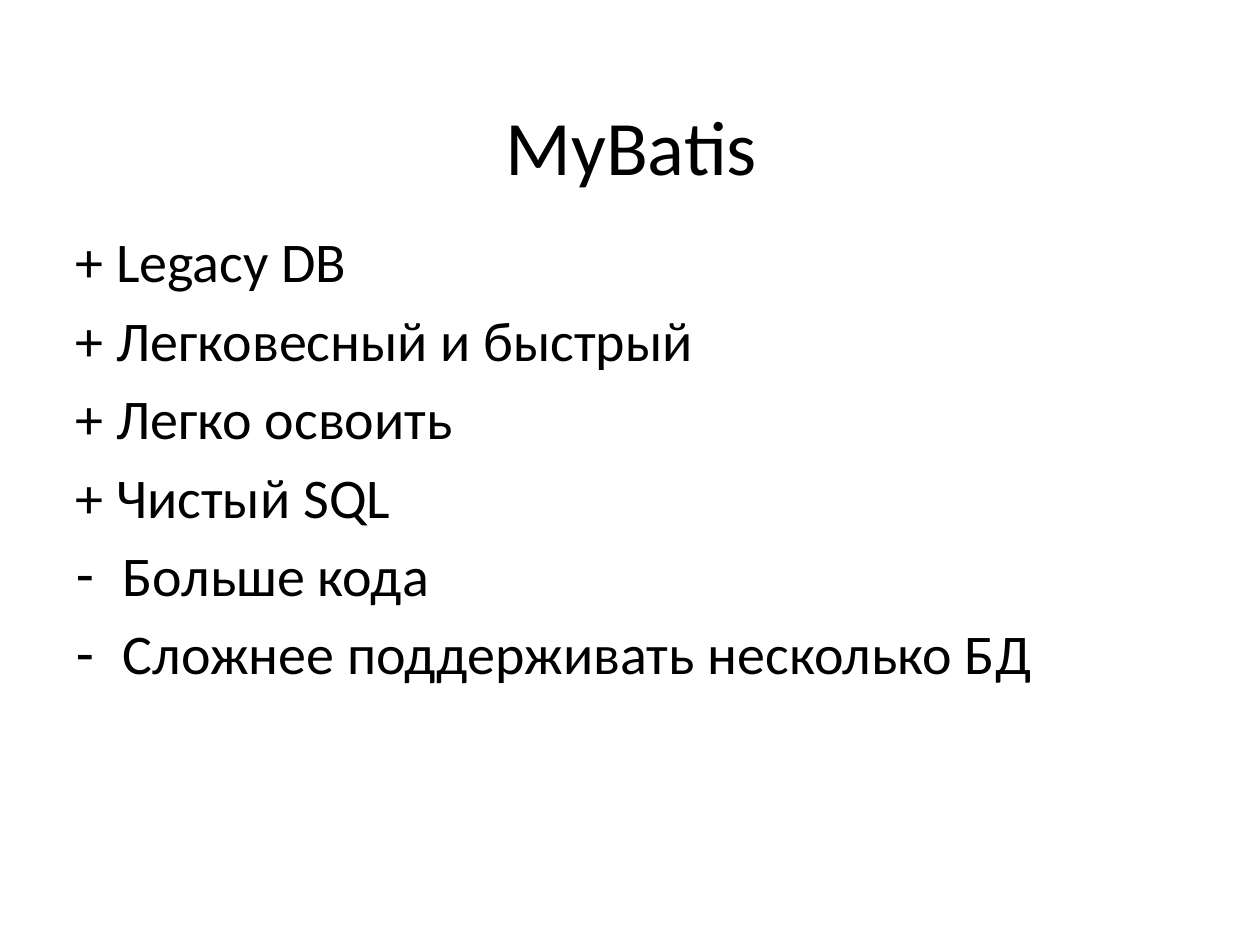
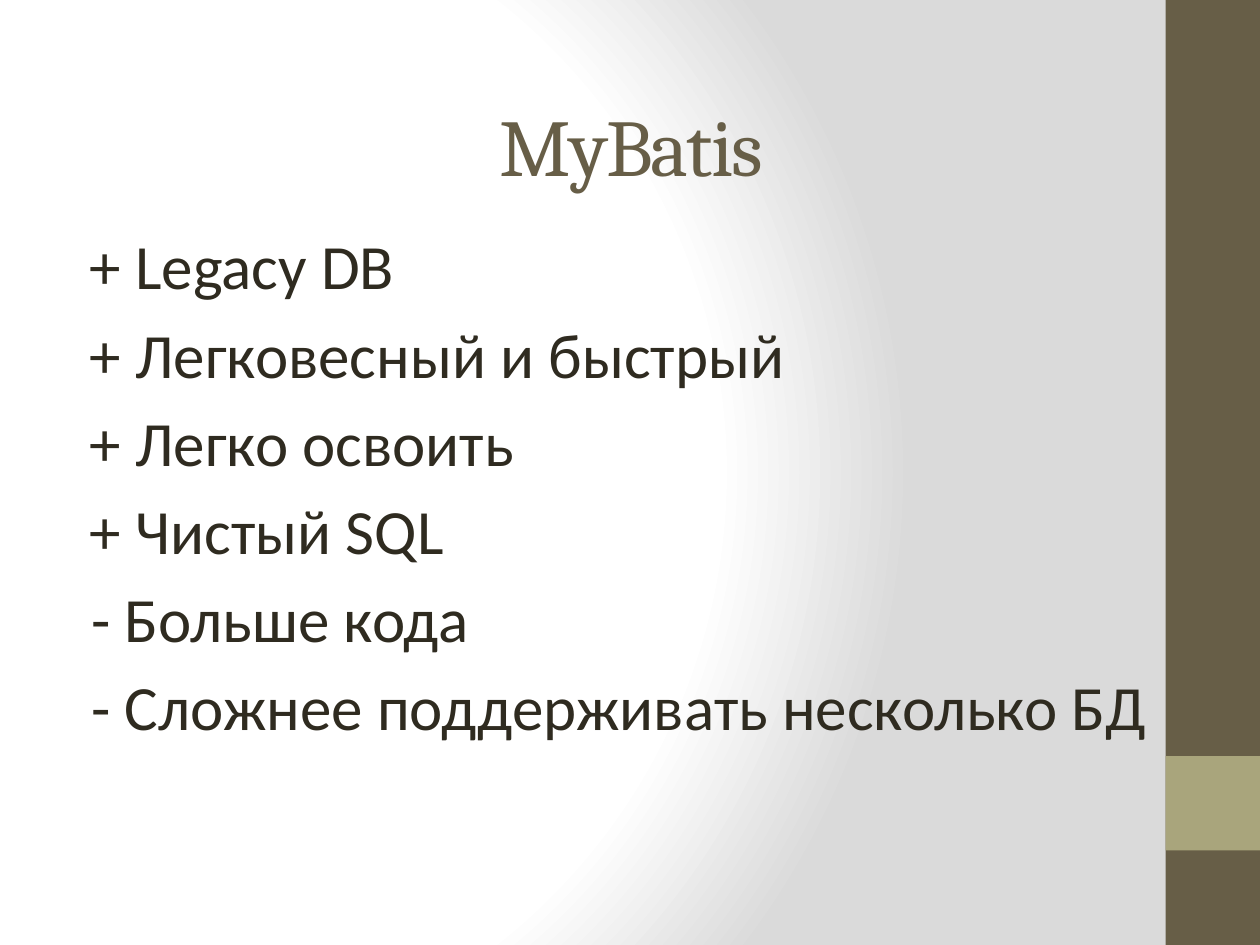
Before and after one commit to vitali-kviatkouski/personal, a slide deck: slide 2 of MyBatis.pptx. Drawn at 1260x945 pixels with LibreOffice and Linux fonts; fonts in the diff are those of the drawing. Boxes give left, top, right and bottom in pixels: in the first picture for what was removed or moved away, otherwise in the second. Text is boxed around its words. In the diff, an @@ line names an element or a change of style, - is before the commit and + after.

```diff
--- a/MyBatis.pptx
+++ b/MyBatis.pptx
@@ background #FFFFFF to gradient #FFFFFF to #DADADA @@
@@ rectangle added at [1166,0,1260,945], fill #675E47 @@
@@ title "MyBatis" at [499,122,763,194]: size 44 to 46 pt, font Calibri to Cambria, text colour #000000 to #675E47, letter spacing 0 to -1 pt @@
@@ text at [135,248,784,563]: size 32 to 36 pt, text colour #000000 to #2F2B20 in "+ Legacy DB", "+ Легковесный и быстрый", "+ Легко освоить", "+ Чистый SQL" @@
@@ text at [125,601,1146,741]: text changed; size 32 to 36 pt; text colour #000000 to #2F2B20 @@
-– Больше кода
-– Сложнее поддерживать несколько БД
+- Больше кода
+- Сложнее поддерживать несколько БД
@@ rectangle added at [1166,756,1260,850], fill #A9A57C @@
```
Also in this commit, not shown: 21 other slides changed, 4 slides added, 1 slide removed.
